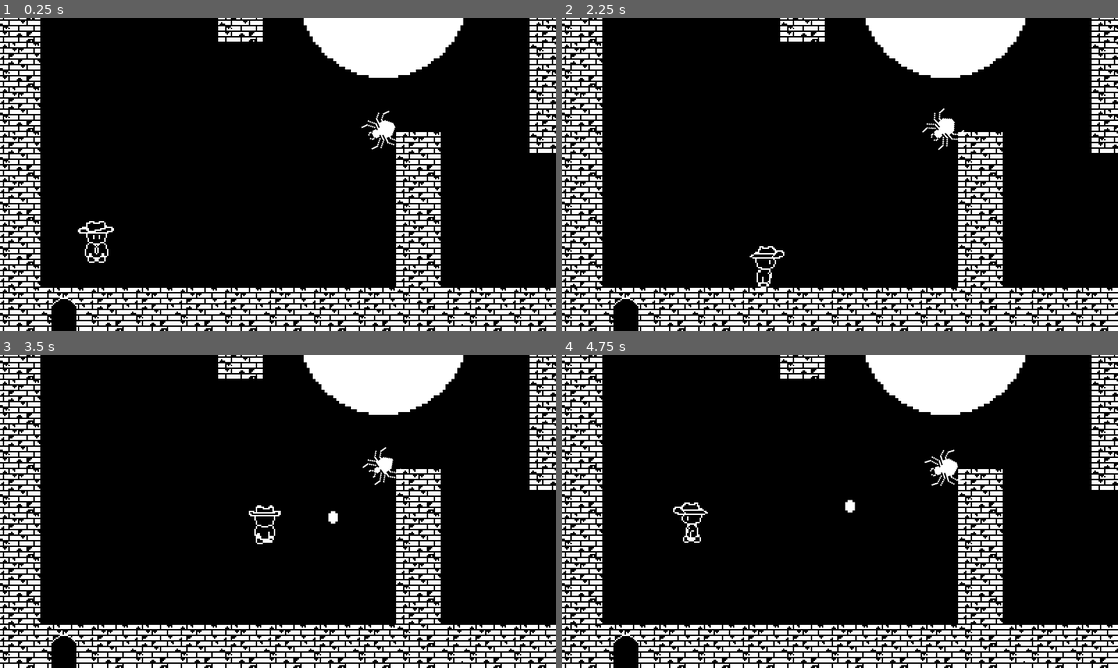
Above: before the commit, frames 1-4 (two rows, left to right).
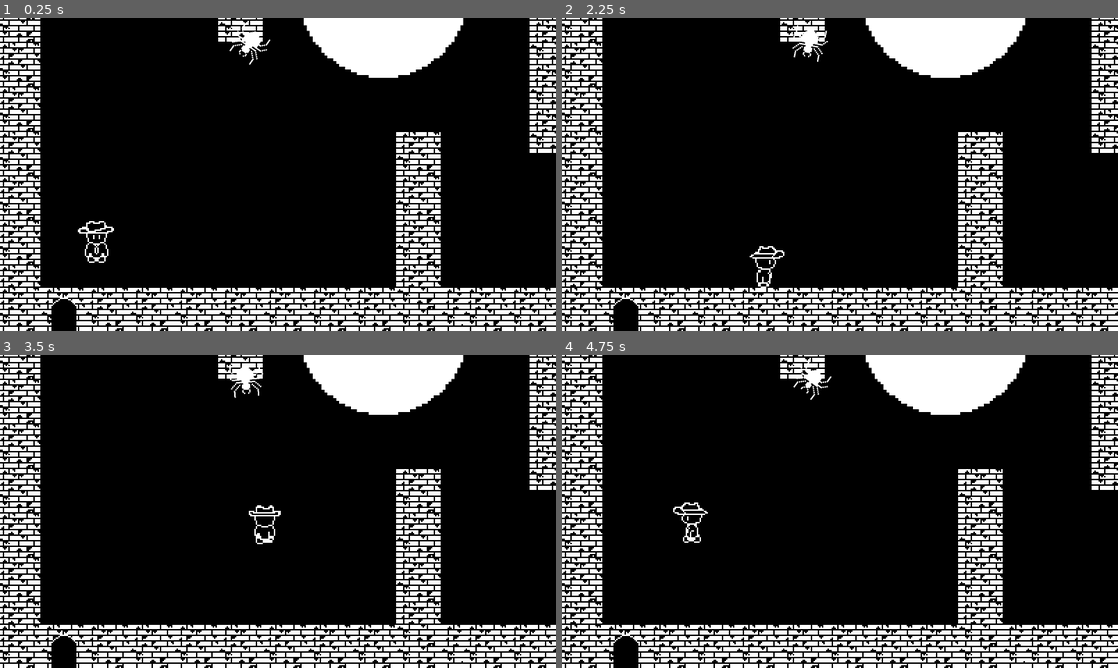
Above: after the commit, the same moments.

Repository: Tracychun13/twilight-tower
Game: Godot game, scene res://scenes/game.tscn
Two runs of this game, one before a commit and one after it. Both use one fixed random seed, a clock stepped at 60 frames per second and the inputs below. This scene is started directly instead of the project's main scene.
Inputs:
- Up to frame 1 (0.25 s): no input
- Up to frame 2 (2.25 s): tap Enter at 0.5 s; hold D (right) 0.53-1.28 s; hold K (attack) 0.53-1.28 s; hold S (down) 1.28-2.03 s; tap J (shield) at 1.35 s; hold D (right) from 2.03 s (still down); hold K (attack) from 2.03 s (still down)
- Up to frame 3 (3.5 s): release D (right) at 2.78 s; release K (attack) at 2.78 s; hold W (up) from 2.78 s (still down); tap J (shield) at 2.85 s
- Up to frame 4 (4.75 s): release W (up) at 3.53 s; hold K (attack) 3.53-4.28 s; hold A (left) from 3.53 s (still down); tap J (shield) at 4.35 s

The runs differ from the first frame. In frame 1, 0.5% of the frame differs, in the area x 41-73%, y 1-42%; in frame 2, 0.5%; in frame 3, 0.5%; in frame 4, 0.5%, in the area x 41-73%, y 2-51%.

Commit message:
level management in da house

Diff:
--- a/twilight-tower/next_level_1.gd
+++ b/twilight-tower/next_level_1.gd
@@ -2,8 +2,6 @@
 
 @export var player: CharacterBody2D
 
-
 func _on_body_entered(body: Node2D) -> void:
 	if body == player:
 		print("change level")
-		get_tree().change_scene_to_file("res://scenes/game_level_2.tscn")
--- a/twilight-tower/scenes/game.tscn
+++ b/twilight-tower/scenes/game.tscn
@@ -1,7 +1,6 @@
 [gd_scene load_steps=2 format=3 uid="uid://dypk6bkahwquc"]
 
-[ext_resource type="PackedScene" uid="uid://bylabuky10ay8" path="res://scenes/game_level_1.tscn" id="1_14xe8"]
+[ext_resource type="Script" path="res://scripts/scene_mgmt.gd" id="1_3nfsn"]
 
-[node name="Game" type="Node2D"]
-
-[node name="Game_1" parent="." instance=ExtResource("1_14xe8")]
+[node name="Game" type="Node"]
+script = ExtResource("1_3nfsn")
--- a/twilight-tower/scenes/game_level_1.tscn
+++ b/twilight-tower/scenes/game_level_1.tscn
@@ -6,7 +6,7 @@
 [ext_resource type="PackedScene" uid="uid://kpuvt45selag" path="res://scenes/light_area.tscn" id="4_jcbiw"]
 [ext_resource type="PackedScene" uid="uid://bkxva68b8o82j" path="res://scenes/bat.tscn" id="6_ucxug"]
 [ext_resource type="PackedScene" uid="uid://d2ia8rh1mmtxd" path="res://scenes/ghost.tscn" id="7_ybydf"]
-[ext_resource type="Script" path="res://next_level_1.gd" id="8_ss6lk"]
+[ext_resource type="PackedScene" uid="uid://bpkcsxblxa0l3" path="res://scenes/next_level.tscn" id="8_h67g5"]
 [ext_resource type="PackedScene" uid="uid://div3yomq2t70j" path="res://scenes/spider.tscn" id="9_ltl2o"]
 [ext_resource type="PackedScene" uid="uid://ccys3h26v3rnb" path="res://scenes/background_score.tscn" id="9_mmbuv"]
 
@@ -498,9 +498,6 @@
 navigation_layer_0/layers = 1
 sources/0 = SubResource("TileSetAtlasSource_tbhou")
 
-[sub_resource type="RectangleShape2D" id="RectangleShape2D_gdh20"]
-size = Vector2(31, 25)
-
 [node name="Game_1" type="Node2D"]
 
 [node name="NavigationRegion2D" type="NavigationRegion2D" parent="."]
@@ -510,6 +507,10 @@
 position = Vector2(1, 26)
 tile_map_data = PackedByteArray("AAARAPX/AAATAA0AAAARAPb/AAAMAAAAAAARAPf/AAAMAAEAAAARAPj/AAAMAAAAAAARAPn/AAAMAAEAAAARAP …(4560 unchanged characters)…
 tile_set = SubResource("TileSet_xxi3r")
+
+[node name="Next_Level" parent="." node_paths=PackedStringArray("player") instance=ExtResource("8_h67g5")]
+position = Vector2(291, -117)
+player = NodePath("../Player")
 
 [node name="hole" parent="." instance=ExtResource("4_6px68")]
 position = Vector2(213, 113)
@@ -546,21 +547,9 @@
 home = Vector2(220, 110)
 
 [node name="Spider" parent="." node_paths=PackedStringArray("player") instance=ExtResource("9_ltl2o")]
-position = Vector2(-29, 43)
+position = Vector2(-123, -18)
 level_name = "Game_1"
 player = NodePath("../Player")
 
-[node name="Next_Level" type="Area2D" parent="." node_paths=PackedStringArray("player")]
-position = Vector2(47, 50)
-collision_mask = 2
-script = ExtResource("8_ss6lk")
-player = NodePath("../Player")
-
-[node name="CollisionShape2D" type="CollisionShape2D" parent="Next_Level"]
-position = Vector2(194, -215)
-shape = SubResource("RectangleShape2D_gdh20")
-
 [node name="BackgroundScore" parent="." instance=ExtResource("9_mmbuv")]
 position = Vector2(-2, -1)
-
-[connection signal="body_entered" from="Next_Level" to="Next_Level" method="_on_body_entered"]
--- /dev/null
+++ b/twilight-tower/scenes/next_level.tscn
@@ -0,0 +1,17 @@
+[gd_scene load_steps=3 format=3 uid="uid://bpkcsxblxa0l3"]
+
+[ext_resource type="Script" path="res://next_level_1.gd" id="1_0iqy3"]
+
+[sub_resource type="RectangleShape2D" id="RectangleShape2D_gdh20"]
+size = Vector2(31, 25)
+
+[node name="Next_Level" type="Area2D"]
+position = Vector2(47, 50)
+collision_mask = 2
+script = ExtResource("1_0iqy3")
+
+[node name="CollisionShape2D" type="CollisionShape2D" parent="."]
+position = Vector2(-50, -49)
+shape = SubResource("RectangleShape2D_gdh20")
+
+[connection signal="body_entered" from="." to="." method="_on_body_entered"]
--- a/twilight-tower/scripts/next_level_1.gd
+++ /dev/null
@@ -1,8 +0,0 @@
-extends Area2D
-
-@onready var player = $"../Player"
-
-
-func _on_body_entered(body: Node2D) -> void:
-	if body == player:
-		player.die()
--- /dev/null
+++ b/twilight-tower/scripts/scene_mgmt.gd
@@ -0,0 +1,43 @@
+extends Node
+
+var current_level = 0
+
+enum Level{
+	LEVEL_MAIN=0,
+	LEVEL_ONE=1,
+	LEVEL_TWO=2,
+	LEVEL_THREE=3,
+	LEVEL_FOUR=4,
+	LEVEL_FIVE=5,
+	LEVEL_SIX=6,
+	LEVEL_SEVEN=7,
+	LEVEL_EIGHT=8,
+	LEVEL_NINE=9,
+	LEVEL_TEN=10,
+}
+
+const levels = {
+	Level.LEVEL_ONE:"res://scenes/game_level_1.tscn",
+	Level.LEVEL_TWO:"res://scenes/game_level_2.tscn",
+	Level.LEVEL_THREE:"res://scenes/game_level_3.tscn",
+	Level.LEVEL_FOUR:"res://scenes/game_level_4.tscn",
+	Level.LEVEL_FIVE:"res://scenes/game_level_5.tscn",
+	Level.LEVEL_SIX:"res://scenes/game_level_6.tscn",
+	Level.LEVEL_SEVEN:"res://scenes/game_level_7.tscn",
+	Level.LEVEL_EIGHT:"res://scenes/game_level_8.tscn",
+	Level.LEVEL_NINE:"res://scenes/game_level_9.tscn",
+	Level.LEVEL_TEN:"res://scenes/game_level_10.tscn",
+
+}
+
+func _ready() -> void:
+	load_scene(Level.LEVEL_ONE)
+
+func load_scene(scene: Level) -> void:
+	if get_child_count():
+		get_child(0).queue_free()
+	var new_scene = load(levels[scene])
+	add_child(new_scene.instantiate())
+
+func change_level(from: Level, to: Level) -> void:
+	pass
Not shown: 1 places in twilight-tower/scenes/game_level_1.tscn that only renumber resources
